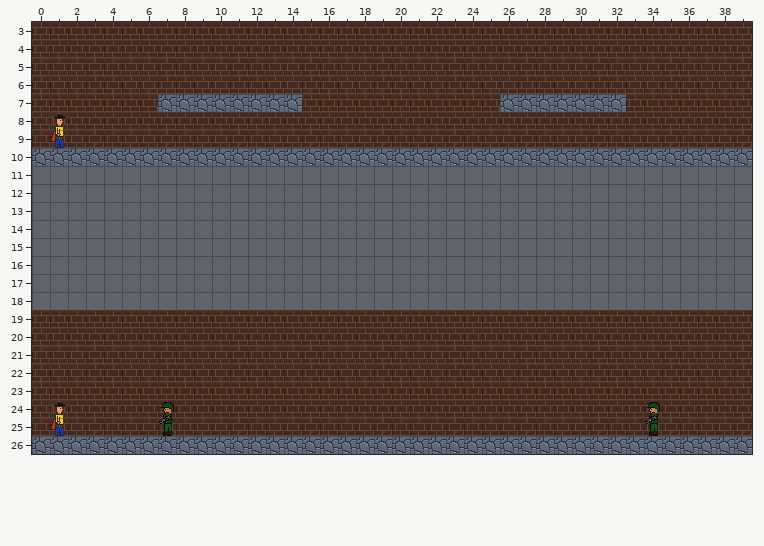
Tiled map (JSON), stored at src/assets/levels/howto.json. Above, as it was before the edit.
Cells are 20x20 px. Shown: x 0..39, y 3..26.
New version:
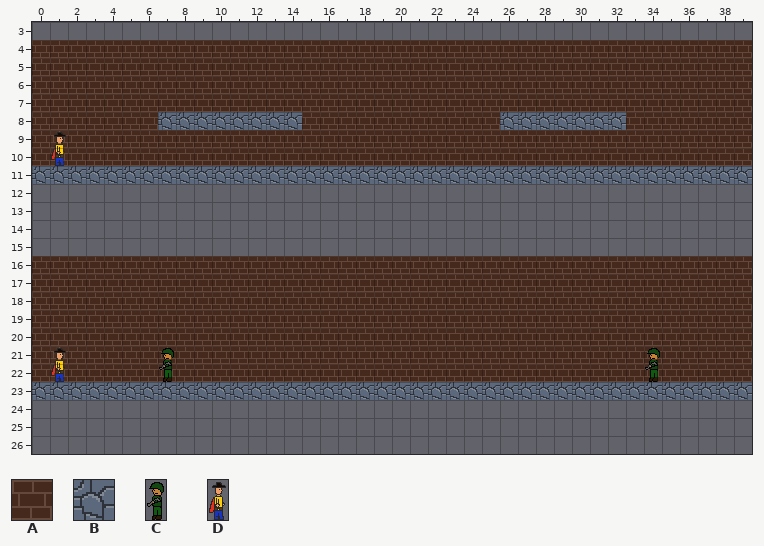
Key: from "basic_tileset": A 0, B 1; from "enemy": C 1; from "hero": D 3.
_ is an empty cell, # one hidden under a higher layer.
Objects are placed by their top-left corner, in cells (3,4 is the top-left corner of cell 3,4); size is 1x1 cell unless given.
Edits made:
Layer "Background":
y 3: x 0..39 AAAAAAAAAAAAAAAAAAAAAAAAAAAAAAAAAAAAAAAA -> ________________________________________
y 16..18: x 0..39 ________________________________________ -> AAAAAAAAAAAAAAAAAAAAAAAAAAAAAAAAAAAAAAAA
y 24..25: x 0..39 AAAAAAAAAAAAAAAAAAAAAAAAAAAAAAAAAAAAAAAA -> ________________________________________
y 26: x 0..39 ######################################## -> ________________________________________
Layer "Foreground":
y 7: x 7..14 BBBBBBBB -> ________; x 26..32 BBBBBBB -> _______
y 8: x 7..14 ________ -> BBBBBBBB; x 26..32 _______ -> BBBBBBB
y 10: x 0..39 BBBBBBBBBBBBBBBBBBBBBBBBBBBBBBBBBBBBBBBB -> ________________________________________
y 11: x 0..39 ________________________________________ -> BBBBBBBBBBBBBBBBBBBBBBBBBBBBBBBBBBBBBBBB
y 23: x 0..39 ________________________________________ -> BBBBBBBBBBBBBBBBBBBBBBBBBBBBBBBBBBBBBBBB
y 26: x 0..39 BBBBBBBBBBBBBBBBBBBBBBBBBBBBBBBBBBBBBBBB -> ________________________________________
Layer "Logic":
changed: D "player2" at 1,8 size 1x2 -> D "player2" at 1,9 size 1x2
changed: C "enemy1" at 7,24 size 1x2 -> C "enemy1" at 7,21 size 1x2
changed: C "enemy2" at 34,24 size 1x2 -> C "enemy2" at 34,21 size 1x2
added: D "bot1" at 1,21 size 1x2
removed: D "player1" at 1,24 size 1x2
